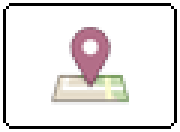
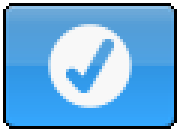
Layers edited between the first and the second 180×132 image:
showed "Layer 4", moved it above "Layer 3", painted on it over [6, 6, 174, 126]
renamed "Layer 11" to "Layer 3", painted on it over [6, 6, 174, 126]
